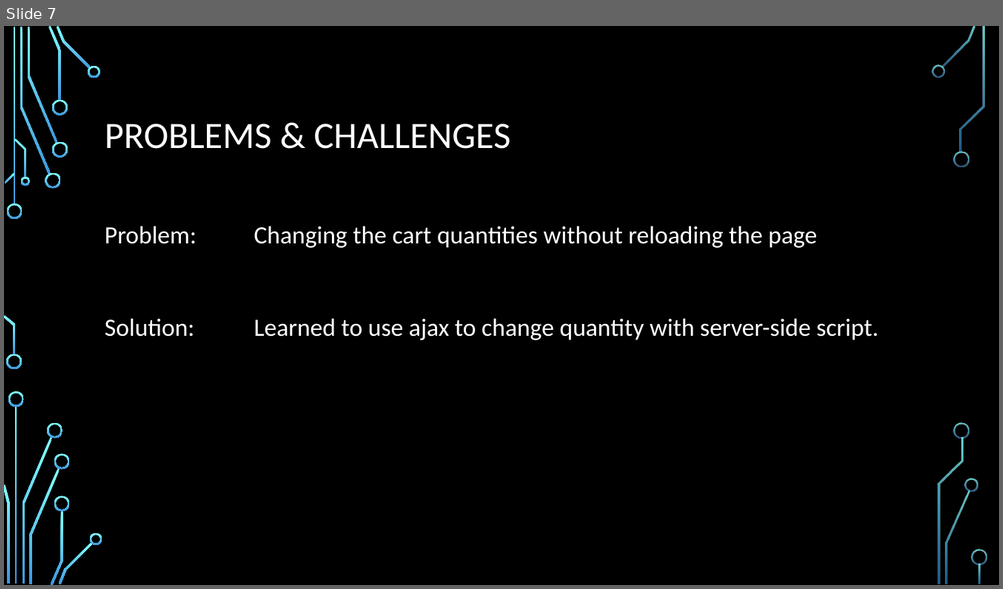
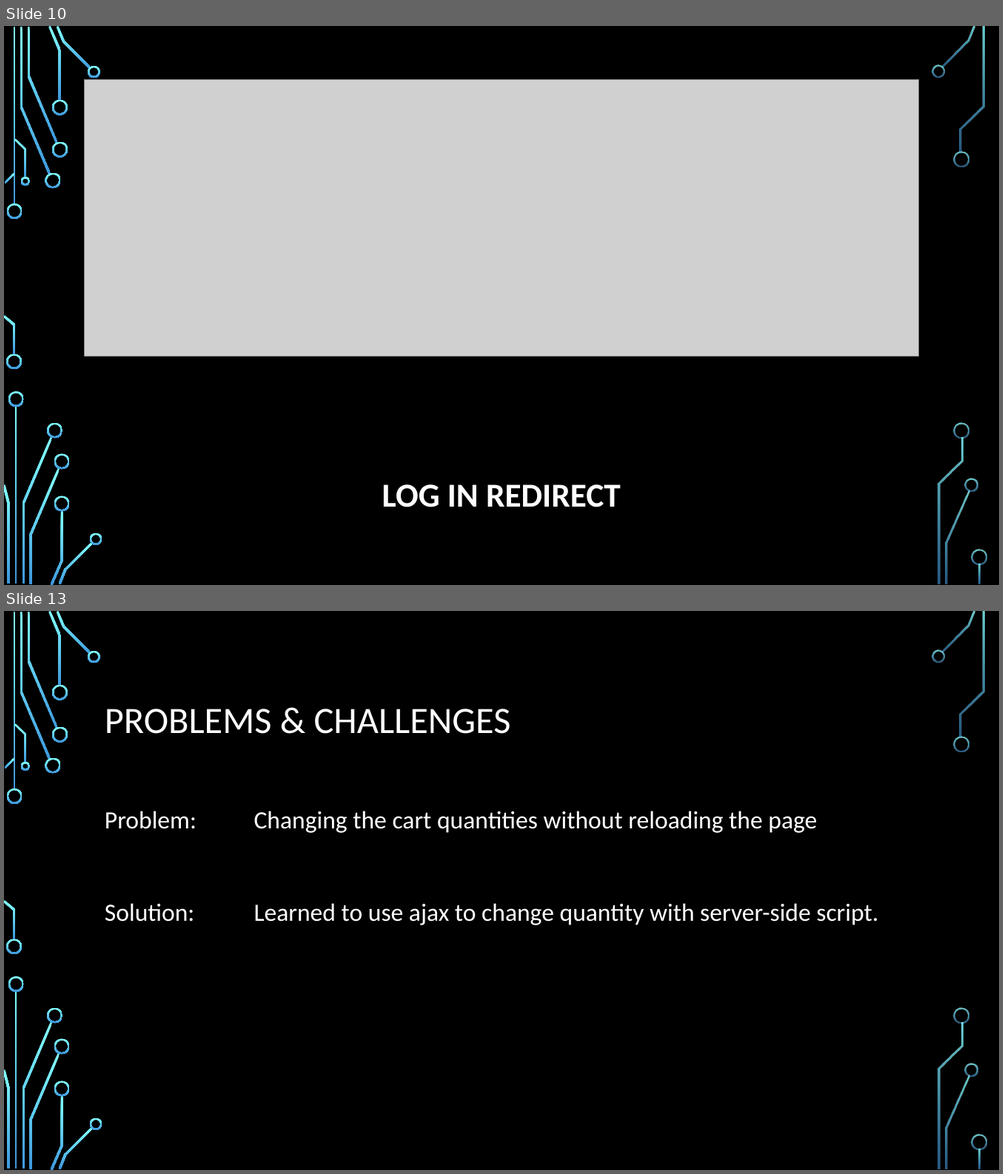
Before and after one commit to AntimonyTechnology/BiFrostGames, a slide deck: Documents/Demo07/Presentation.pptx. Shown one above the other, each under a label of ours: slide 7 before the commit, slides 10 and 13 after it; the slides between them are not shown. The pictures are 1003x589 and 1003x1174 pixels, drawn with LibreOffice and Linux fonts; fonts in the diff are those of the drawing; grey boxes stand for pictures; background and template pictures are left out. Boxes give left, top, right and bottom in pixels: in the first picture for what was removed or moved away, otherwise in the second. Text is boxed around its words. In the diff, an @@ line names an element or a change of style, - is before the commit and + after.

```diff
--- a/Documents/Demo07/Presentation.pptx
+++ b/Documents/Demo07/Presentation.pptx
@@ slide 10 added at box(4, 26, 999, 585), background picture (left out); not listed: 36 template elements that a slide beside it also shows @@
@@ picture added at box(84, 79, 919, 356) @@
@@ title added at box(382, 485, 620, 508), 32.4 pt, text #FFFFFF, bold @@
+LOG IN REDIRECT
@@ what was slide 7 is now slide 13 @@
```
Also in this commit, not shown: 6 slides changed, 10 other slides added, 3 slides removed, 2 other files.
